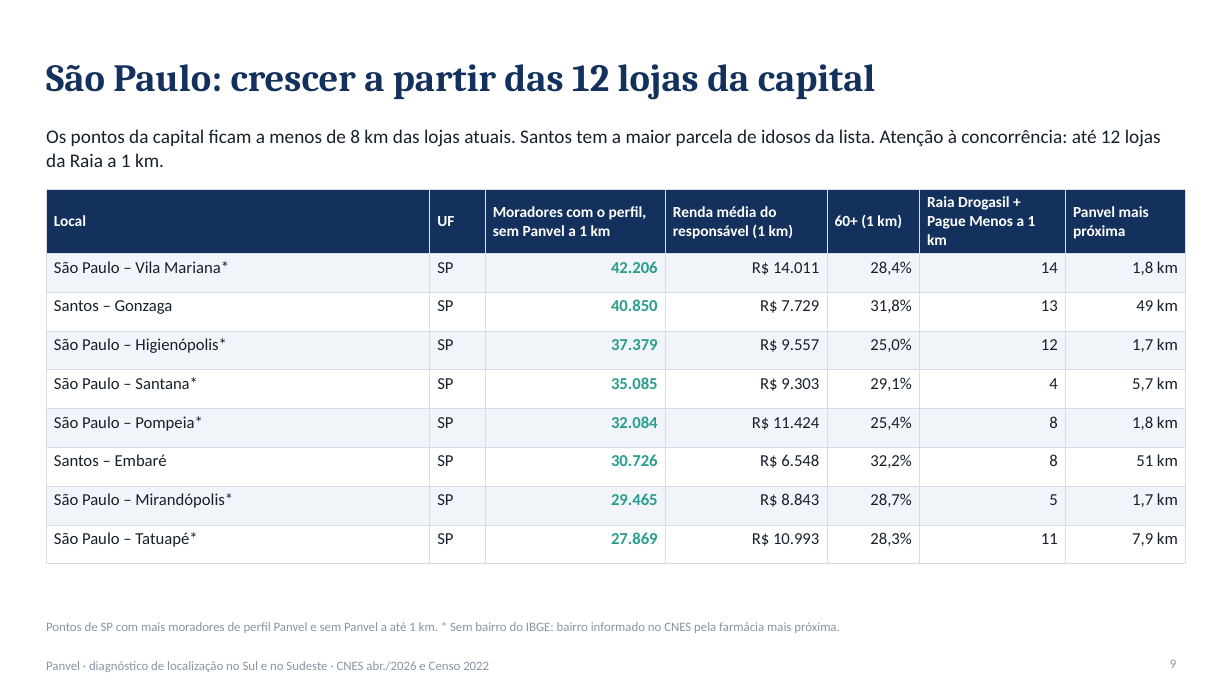
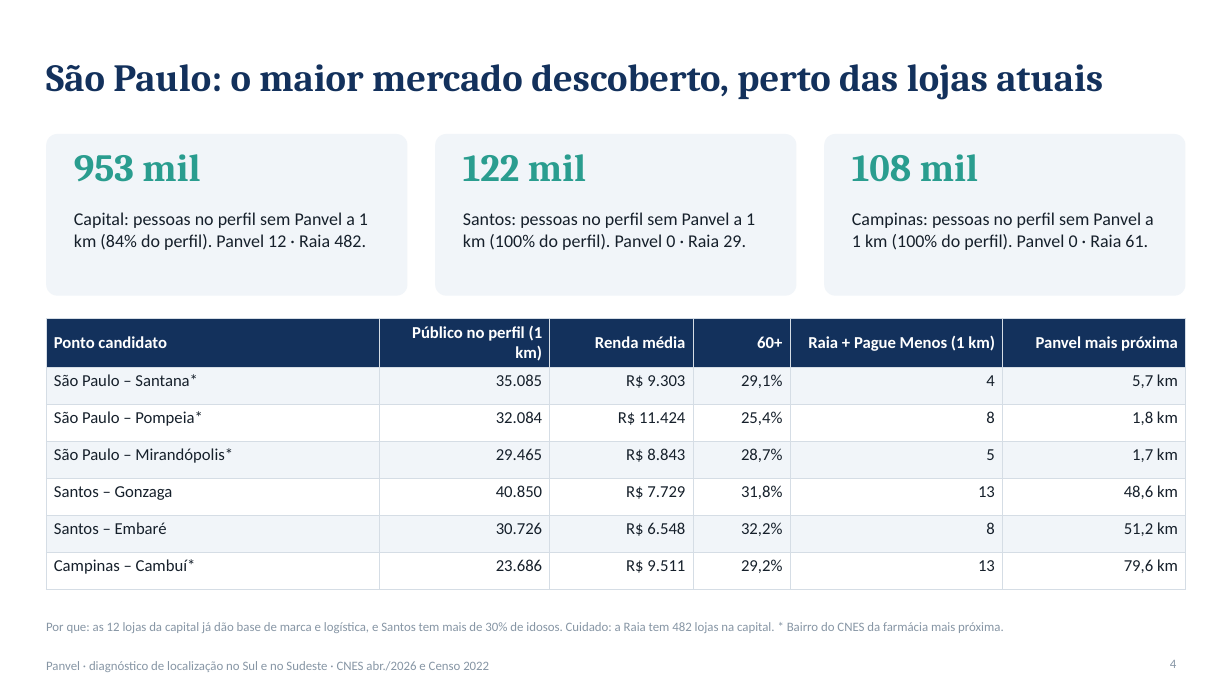
Before and after one commit to pedromartinilehn/DesenvolvimentoEconomico, a slide deck: slide 4 of farmacias/brasil/diagnostico-panvel/APRESENTACAO-panvel-sul-sudeste.pptx (slide 9 before the commit). Drawn at 1232x693 pixels with LibreOffice and Linux fonts; fonts in the diff are those of the drawing. Boxes give left, top, right and bottom in pixels: in the first picture for what was removed or moved away, otherwise in the second. Text is boxed around its words. In the diff, an @@ line names an element or a change of style, - is before the commit and + after.

```diff
--- a/farmacias/brasil/diagnostico-panvel/APRESENTACAO-panvel-sul-sudeste.pptx
+++ b/farmacias/brasil/diagnostico-panvel/APRESENTACAO-panvel-sul-sudeste.pptx
@@ title at (46, 64, 1103, 100): text changed @@
-São Paulo: crescer a partir das 12 lojas da capital
+São Paulo: o maior mercado descoberto, perto das lojas atuais
@@ text removed at (46, 129, 1161, 167) @@
-Os pontos da capital ficam a menos de 8 km das lojas atuais. Santos tem a maior parcela de idosos da lista. Atenção à concorrência: até 12 lojas da Raia a 1 km.
@@ rounded rectangle added at (46, 134, 408, 296), fill #F1F5F9 @@
@@ rounded rectangle added at (435, 134, 797, 296), fill #F1F5F9 @@
@@ rounded rectangle added at (824, 134, 1186, 296), fill #F1F5F9 @@
@@ text added at (74, 154, 200, 182), 30 pt, text #2A9D8F, bold @@
+953 mil
@@ text added at (463, 154, 586, 181), 30 pt, text #2A9D8F, bold @@
+122 mil
@@ text added at (852, 154, 978, 182), 30 pt, text #2A9D8F, bold @@
+108 mil
@@ text added at (74, 212, 368, 250), 14 pt, text #16202B @@
+Capital: pessoas no perfil sem Panvel a 1 km (84% do perfil). Panvel 12 · Raia 482.
@@ text added at (463, 212, 755, 250), 14 pt, text #16202B @@
+Santos: pessoas no perfil sem Panvel a 1 km (100% do perfil). Panvel 0 · Raia 29.
@@ text added at (852, 212, 1154, 250), 14 pt, text #16202B @@
+Campinas: pessoas no perfil sem Panvel a 1 km (100% do perfil). Panvel 0 · Raia 61.
@@ table at (46, 319, 1186, 578) @@
-Local | UF | Moradores com o perfil, sem Panvel a 1 km | Renda média do responsável (1 km) | 60+ (1 km) | Raia Drogasil + Pague Menos a 1 km | Panvel mais próxima
-São Paulo – Vila Mariana* | SP | 42.206 | R$ 14.011 | 28,4% | 14 | 1,8 km
-Santos – Gonzaga | SP | 40.850 | R$ 7.729 | 31,8% | 13 | 49 km
-São Paulo – Higienópolis* | SP | 37.379 | R$ 9.557 | 25,0% | 12 | 1,7 km
-São Paulo – Santana* | SP | 35.085 | R$ 9.303 | 29,1% | 4 | 5,7 km
-São Paulo – Pompeia* | SP | 32.084 | R$ 11.424 | 25,4% | 8 | 1,8 km
-Santos – Embaré | SP | 30.726 | R$ 6.548 | 32,2% | 8 | 51 km
-São Paulo – Mirandópolis* | SP | 29.465 | R$ 8.843 | 28,7% | 5 | 1,7 km
-São Paulo – Tatuapé* | SP | 27.869 | R$ 10.993 | 28,3% | 11 | 7,9 km
+Ponto candidato | Público no perfil (1 km) | Renda média | 60+ | Raia + Pague Menos (1 km) | Panvel mais próxima
+São Paulo – Santana* | 35.085 | R$ 9.303 | 29,1% | 4 | 5,7 km
+São Paulo – Pompeia* | 32.084 | R$ 11.424 | 25,4% | 8 | 1,8 km
+São Paulo – Mirandópolis* | 29.465 | R$ 8.843 | 28,7% | 5 | 1,7 km
+Santos – Gonzaga | 40.850 | R$ 7.729 | 31,8% | 13 | 48,6 km
+Santos – Embaré | 30.726 | R$ 6.548 | 32,2% | 8 | 51,2 km
+Campinas – Cambuí* | 23.686 | R$ 9.511 | 29,2% | 13 | 79,6 km
@@ table: place and size @@
-table at (46, 189, 1186, 551)
+table at (46, 319, 1186, 578)
@@ text at (46, 622, 1004, 633): text changed @@
-Pontos de SP com mais moradores de perfil Panvel e sem Panvel a até 1 km. * Sem bairro do IBGE: bairro informado no CNES pela farmácia mais próxima.
+Por que: as 12 lojas da capital já dão base de marca e logística, e Santos tem mais de 30% de idosos. Cuidado: a Raia tem 482 lojas na capital. * Bairro do CNES da farmácia mais próxima.
@@ page number at (1170, 660, 1176, 668): text changed @@
-9
+4
```
Also in this commit, not shown: 1 other slide changed, 3 slides added, 9 slides removed, 2 other files.
